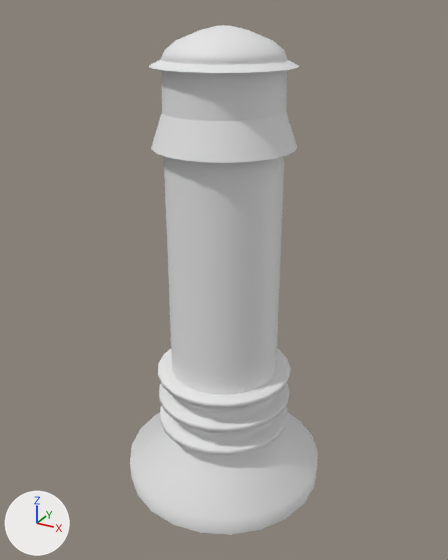
Two versions of the FBX model obstacles/postlight.pack/postlight.fbx, one commit apart.
Rendered twice from a 50 mm camera at (0.00507, -0.00922, 0.00881) aimed at (0.00001, -0.00002, 0.0042). Arrows for +X, +Y and +Z are at lower left; the lights stay in place. Where no turn or scale is listed for an object, it has been applied to the vertices.

Objects in the first picture: 'Circle.002', 'lightring', 'pillarlightlp02'.
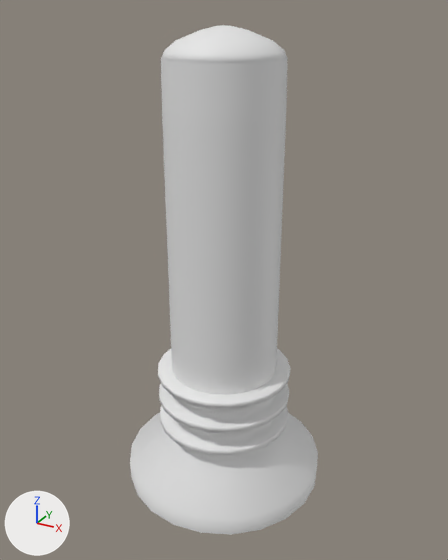
The newer file is also rescaled (x50.0) as a whole; pictures and numbers use the older file's frame.

Boxes [x1, y1, x2, y2] around the edits, measured in the pictures (448 x 560 px):
'lightring', deleted
    before: [149, 59, 299, 163]

The change in detail:
Object 'lightring' (ob_lightring) is deleted.
